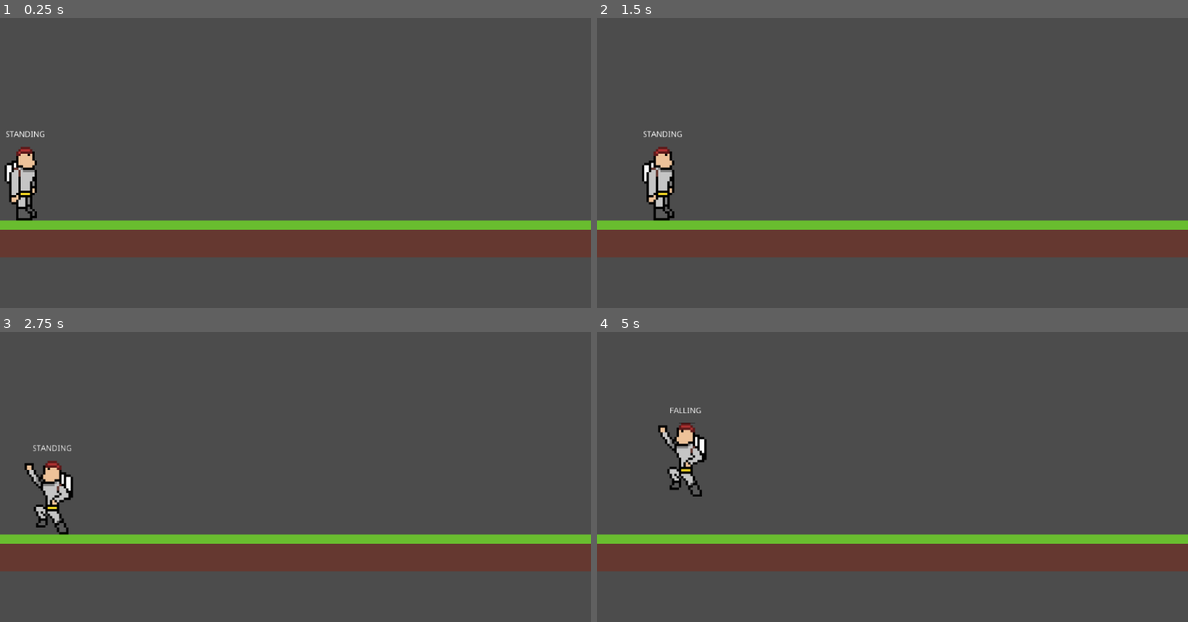
Above: before the commit, frames 1-4 (two rows, left to right).
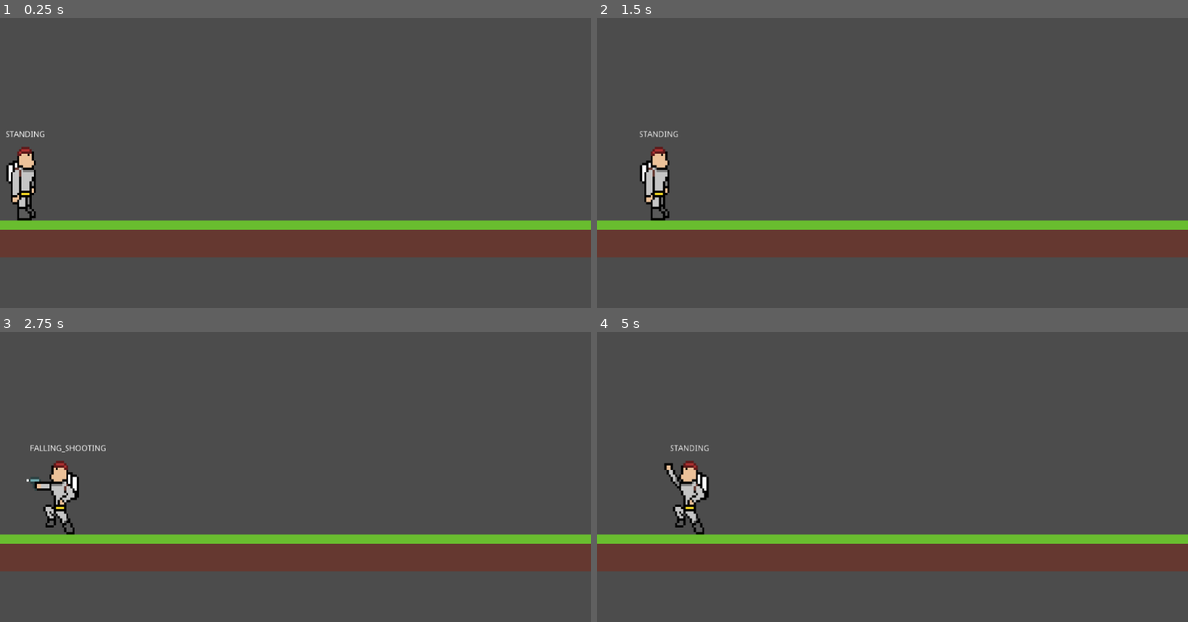
Above: after the commit, the same moments.

Repository: TRushton95/Dashing
Game: Godot game, scene res://World.tscn
Two runs of this game, one before a commit and one after it. Both use one fixed random seed, a clock stepped at 60 frames per second and the inputs below. The engine's default icon, where the game draws it, is replaced by a stand-in: a white triangle on a blue panel in a dark square.
Inputs (mouse positions are in pixels of both pictures, inside the frame that each line leads up to):
- Up to frame 1 (0.25 s): no input
- Up to frame 2 (1.5 s): tap Enter at 0.5 s; move the mouse to (1022, 119) at 0.52 s; hold D (move_right) from 0.53 s (still down); click (1022, 119) at 0.6 s; tap Space (jump) at 0.77 s; move the mouse to (774, 151) at 1.27 s; tap S (crouch) at 1.35 s
- Up to frame 3 (2.75 s): tap Space (jump) at 1.52 s; click (177, 465) at 1.55 s; move the mouse to (354, 372) at 2.02 s; release D (move_right) at 2.03 s; hold A (move_left) from 2.03 s (still down); right-click (354, 372) at 2.1 s; click (354, 372) at 2.3 s
- Up to frame 4 (5 s): move the mouse to (862, 517) at 2.77 s; release A (move_left) at 2.78 s; hold D (move_right) 2.78-4.28 s; click (862, 517) at 2.85 s; tap Space (jump) at 3.02, 3.77, 4.52 s; move the mouse to (1069, 500) at 3.52 s; tap Shift (sprint) at 3.6 s; click (1069, 500) at 3.8 s; move the mouse to (715, 398) at 4.27 s; hold A (move_left) from 4.28 s (still down); click (715, 398) at 4.35 s

The runs differ from the first frame. In frame 1, 0.3% of the frame differs, in the area x 0-7%, y 44-70%; in frame 2, 0.8%; in frame 3, 1.3%; in frame 4, 1.7%, in the area x 10-19%, y 25-70%.

Commit message:
Add shooting animations

Diff:
--- a/Src/Entities/Player/Player.gd
+++ b/Src/Entities/Player/Player.gd
@@ -2,7 +2,7 @@
 
 onready var laser_scene = preload("res://Entities/Laser/Laser.tscn")
 
-enum State { STANDING, CROUCHING, ROLLING, FALLING, FIRING }
+enum State { STANDING, CROUCHING, ROLLING, FALLING, STANDING_SHOOTING, FALLING_SHOOTING }
 
 const MAX_FALL_SPEED := 500
 const GRAVITY_ACCELERATION := 20
@@ -24,12 +24,9 @@
 var state_stack = [ State.STANDING ]
 
 
-func _on_FiringAnimTimer_timeout() -> void:
+func on_firing_animation_finished() -> void:
+	is_fire_on_cooldown = false
 	_pop_state()
-
-
-func _on_FiringCooldownTimer_timeout() -> void:
-	is_fire_on_cooldown = false
 
 
 func _on_Roll_animation_finished() -> void:
@@ -59,7 +56,7 @@
 				_push_state(State.FALLING)
 				velocity.y = JUMP_SPEED
 			elif Input.is_action_just_pressed("shoot"):
-				_push_state(State.FIRING)
+				_push_state(State.STANDING_SHOOTING)
 				velocity.x = 0
 				_shoot()
 			elif Input.is_action_just_pressed("crouch"):
@@ -79,6 +76,7 @@
 				anim_state_machine.travel("Falling")
 
 			if Input.is_action_just_pressed("shoot"):
+				_push_state(State.FALLING_SHOOTING)
 				_shoot()
 
 			if is_on_floor():
@@ -120,7 +118,6 @@
 	laser.init(Vector2(x, y), direction)
 
 	is_fire_on_cooldown = true
-	$FiringCooldownTimer.start()
 
 
 func _roll() -> void:
@@ -144,9 +141,6 @@
 	_update_animation(state)
 	$StateLabel.text = State.keys()[state]
 
-	if state == State.FIRING:
-		$FiringAnimTimer.start()
-
 
 func _pop_state() -> void:
 	state_stack.pop_front()
@@ -166,3 +160,7 @@
 			anim_state_machine.travel("Rolling")
 		State.FALLING:
 			anim_state_machine.travel("Falling")
+		State.STANDING_SHOOTING:
+			anim_state_machine.travel("StandingShooting")
+		State.FALLING_SHOOTING:
+			anim_state_machine.travel("FallingShooting")
--- a/Src/Entities/Player/Player.tscn
+++ b/Src/Entities/Player/Player.tscn
@@ -32,42 +32,11 @@
 "times": PoolRealArray( 0 ),
 "transitions": PoolRealArray( 1 ),
 "update": 1,
-"values": [ 2 ]
-}
-
-[sub_resource type="Animation" id=3]
-resource_name = "Gliding"
-loop = true
-tracks/0/type = "value"
-tracks/0/path = NodePath(".:frame")
-tracks/0/interp = 1
-tracks/0/loop_wrap = true
-tracks/0/imported = false
-tracks/0/enabled = true
-tracks/0/keys = {
-"times": PoolRealArray( 0 ),
-"transitions": PoolRealArray( 1 ),
-"update": 1,
 "values": [ 3 ]
 }
 
-[sub_resource type="Animation" id=4]
-loop = true
-tracks/0/type = "value"
-tracks/0/path = NodePath(".:frame")
-tracks/0/interp = 1
-tracks/0/loop_wrap = true
-tracks/0/imported = false
-tracks/0/enabled = true
-tracks/0/keys = {
-"times": PoolRealArray( 0 ),
-"transitions": PoolRealArray( 1 ),
-"update": 1,
-"values": [ 0 ]
-}
-
-[sub_resource type="Animation" id=5]
-resource_name = "Rolling"
+[sub_resource type="Animation" id=26]
+resource_name = "FallingShooting"
 length = 0.5
 tracks/0/type = "value"
 tracks/0/path = NodePath(".:frame")
@@ -79,7 +48,7 @@
 "times": PoolRealArray( 0 ),
 "transitions": PoolRealArray( 1 ),
 "update": 1,
-"values": [ 1 ]
+"values": [ 5 ]
 }
 tracks/1/type = "method"
 tracks/1/path = NodePath("..")
@@ -91,17 +60,111 @@
 "times": PoolRealArray( 0.5 ),
 "transitions": PoolRealArray( 1 ),
 "values": [ {
+"args": [  ],
+"method": "on_firing_animation_finished"
+} ]
+}
+
+[sub_resource type="Animation" id=3]
+resource_name = "Gliding"
+loop = true
+tracks/0/type = "value"
+tracks/0/path = NodePath(".:frame")
+tracks/0/interp = 1
+tracks/0/loop_wrap = true
+tracks/0/imported = false
+tracks/0/enabled = true
+tracks/0/keys = {
+"times": PoolRealArray( 0 ),
+"transitions": PoolRealArray( 1 ),
+"update": 1,
+"values": [ 4 ]
+}
+
+[sub_resource type="Animation" id=4]
+loop = true
+tracks/0/type = "value"
+tracks/0/path = NodePath(".:frame")
+tracks/0/interp = 1
+tracks/0/loop_wrap = true
+tracks/0/imported = false
+tracks/0/enabled = true
+tracks/0/keys = {
+"times": PoolRealArray( 0 ),
+"transitions": PoolRealArray( 1 ),
+"update": 1,
+"values": [ 0 ]
+}
+
+[sub_resource type="Animation" id=5]
+resource_name = "Rolling"
+length = 0.5
+tracks/0/type = "value"
+tracks/0/path = NodePath(".:frame")
+tracks/0/interp = 1
+tracks/0/loop_wrap = true
+tracks/0/imported = false
+tracks/0/enabled = true
+tracks/0/keys = {
+"times": PoolRealArray( 0 ),
+"transitions": PoolRealArray( 1 ),
+"update": 1,
+"values": [ 1 ]
+}
+tracks/1/type = "method"
+tracks/1/path = NodePath("..")
+tracks/1/interp = 1
+tracks/1/loop_wrap = true
+tracks/1/imported = false
+tracks/1/enabled = true
+tracks/1/keys = {
+"times": PoolRealArray( 0.5 ),
+"transitions": PoolRealArray( 1 ),
+"values": [ {
 "args": [ null ],
 "method": "_on_Roll_animation_finished"
 } ]
 }
 
+[sub_resource type="Animation" id=25]
+resource_name = "StandingShooting"
+length = 0.5
+tracks/0/type = "value"
+tracks/0/path = NodePath(".:frame")
+tracks/0/interp = 1
+tracks/0/loop_wrap = true
+tracks/0/imported = false
+tracks/0/enabled = true
+tracks/0/keys = {
+"times": PoolRealArray( 0 ),
+"transitions": PoolRealArray( 1 ),
+"update": 1,
+"values": [ 2 ]
+}
+tracks/1/type = "method"
+tracks/1/path = NodePath("..")
+tracks/1/interp = 1
+tracks/1/loop_wrap = true
+tracks/1/imported = false
+tracks/1/enabled = true
+tracks/1/keys = {
+"times": PoolRealArray( 0.5 ),
+"transitions": PoolRealArray( 1 ),
+"values": [ {
+"args": [  ],
+"method": "on_firing_animation_finished"
+} ]
+}
+
 [sub_resource type="AnimationNodeAnimation" id=9]
 animation = "Crouching"
 
 [sub_resource type="AnimationNodeAnimation" id=10]
 animation = "Falling"
 
+[sub_resource type="AnimationNodeAnimation" id=27]
+animation = "FallingShooting"
+
 [sub_resource type="AnimationNodeAnimation" id=11]
 animation = "Gliding"
 
@@ -110,6 +173,9 @@
 
 [sub_resource type="AnimationNodeAnimation" id=13]
 animation = "Rolling"
+
+[sub_resource type="AnimationNodeAnimation" id=31]
+animation = "StandingShooting"
 
 [sub_resource type="AnimationNodeStateMachineTransition" id=16]
 
@@ -131,18 +197,36 @@
 
 [sub_resource type="AnimationNodeStateMachineTransition" id=24]
 
+[sub_resource type="AnimationNodeStateMachineTransition" id=28]
+
+[sub_resource type="AnimationNodeStateMachineTransition" id=29]
+switch_mode = 2
+auto_advance = true
+
+[sub_resource type="AnimationNodeStateMachineTransition" id=30]
+
+[sub_resource type="AnimationNodeStateMachineTransition" id=32]
+
+[sub_resource type="AnimationNodeStateMachineTransition" id=33]
+switch_mode = 2
+auto_advance = true
+
 [sub_resource type="AnimationNodeStateMachine" id=6]
 states/Crouching/node = SubResource( 9 )
-states/Crouching/position = Vector2( 212, 22 )
+states/Crouching/position = Vector2( 225, 23 )
 states/Falling/node = SubResource( 10 )
 states/Falling/position = Vector2( 430, 74 )
+states/FallingShooting/node = SubResource( 27 )
+states/FallingShooting/position = Vector2( 633, 142 )
 states/Gliding/node = SubResource( 11 )
 states/Gliding/position = Vector2( 430, 190 )
 states/Idle/node = SubResource( 12 )
-states/Idle/position = Vector2( 212, 129 )
+states/Idle/position = Vector2( 225, 129 )
 states/Rolling/node = SubResource( 13 )
-states/Rolling/position = Vector2( 212, 229 )
-transitions = [ "Idle", "Crouching", SubResource( 16 ), "Idle", "Rolling", SubResource( 17 ), "Crouching", "Idle", SubResource( 18 ), "Rolling", "Idle", SubResource( 19 ), "Idle", "Falling", SubResource( 20 ), "Falling", "Idle", SubResource( 21 ), "Gliding", "Idle", SubResource( 22 ), "Falling", "Gliding", SubResource( 23 ), "Gliding", "Falling", SubResource( 24 ) ]
+states/Rolling/position = Vector2( 225, 229 )
+states/StandingShooting/node = SubResource( 31 )
+states/StandingShooting/position = Vector2( 44, 129 )
+transitions = [ "Idle", "Crouching", SubResource( 16 ), "Idle", "Rolling", SubResource( 17 ), "Crouching", "Idle", SubResource( 18 ), "Rolling", "Idle", SubResource( 19 ), "Idle", "Falling", SubResource( 20 ), "Falling", "Idle", SubResource( 21 ), "Gliding", "Idle", SubResource( 22 ), "Falling", "Gliding", SubResource( 23 ), "Gliding", "Falling", SubResource( 24 ), "Falling", "FallingShooting", SubResource( 28 ), "FallingShooting", "Falling", SubResource( 29 ), "Gliding", "FallingShooting", SubResource( 30 ), "Idle", "StandingShooting", SubResource( 32 ), "StandingShooting", "Idle", SubResource( 33 ) ]
 start_node = "Idle"
 
 [sub_resource type="AnimationNodeStateMachinePlayback" id=7]
@@ -156,15 +240,17 @@
 
 [node name="Sprite" type="Sprite" parent="."]
 texture = ExtResource( 1 )
-hframes = 2
+hframes = 3
 vframes = 2
 
 [node name="AnimationPlayer" type="AnimationPlayer" parent="Sprite"]
 anims/Crouching = SubResource( 1 )
 anims/Falling = SubResource( 2 )
+anims/FallingShooting = SubResource( 26 )
 anims/Gliding = SubResource( 3 )
 anims/Idle = SubResource( 4 )
 anims/Rolling = SubResource( 5 )
+anims/StandingShooting = SubResource( 25 )
 
 [node name="AnimationTree" type="AnimationTree" parent="Sprite"]
 tree_root = SubResource( 6 )
@@ -174,14 +260,6 @@
 
 [node name="CollisionShape2D" type="CollisionShape2D" parent="."]
 shape = SubResource( 8 )
-
-[node name="FiringAnimTimer" type="Timer" parent="."]
-wait_time = 0.5
-one_shot = true
-
-[node name="FiringCooldownTimer" type="Timer" parent="."]
-wait_time = 0.5
-one_shot = true
 
 [node name="RollStunTimer" type="Timer" parent="."]
 wait_time = 0.5
@@ -200,6 +278,4 @@
 }
 
 [connection signal="animation_finished" from="Sprite/AnimationPlayer" to="." method="_on_AnimationPlayer_animation_finished"]
-[connection signal="timeout" from="FiringAnimTimer" to="." method="_on_FiringAnimTimer_timeout"]
-[connection signal="timeout" from="FiringCooldownTimer" to="." method="_on_FiringCooldownTimer_timeout"]
 [connection signal="timeout" from="RollStunTimer" to="." method="_on_RollStunTimer_timeout"]
Not shown: 1 places in Src/Entities/Player/Player.tscn that only renumber resources
Binary file changed: Src/Entities/Player/player_large.png
Not shown, changed: RawAssets/player.png
Not shown, changed: RawAssets/player_large.png
